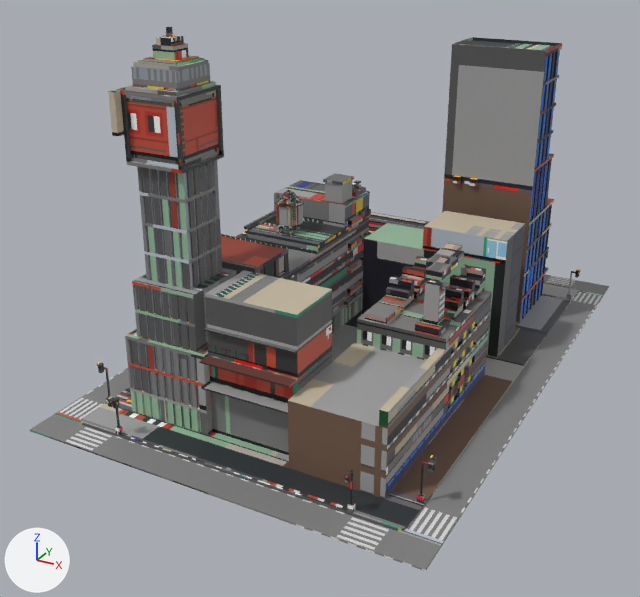
One commit to the glTF model public/world/Block_TNS.glb: the scene before it, then after it.
Before and after are seen from a camera (50 mm lens) standing at (5.71, -6.94, 2.9) and looking at (3.07, -2.14, 0.5). Every picture has the same lights, and +X, +Y and +Z are marked at lower left. Where no turn or scale is listed for an object, it has been applied to the vertices. Vertices at the same position are counted once.

Script lines for the objects in view, before the commit:
```python
me_mesh = bpy.data.meshes.new('Mesh')
me_mesh.from_pydata(...)  # 11824 vertices, 17552 faces; spans x 1.92..4.52, y -3.73..0.27, z -0.02..2.32
me_mesh.materials.append(mat_block_tns_material)  # picture img_block_tns
ob_block_tns = bpy.data.objects.new('Block_TNS', me_mesh)
ob_block_tns.location = (0.0, 0.0, 0.0)
```
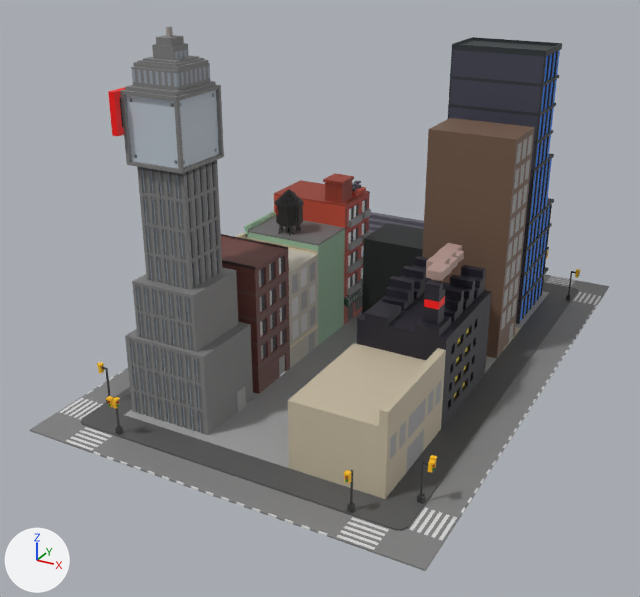
Location of each change, [x1, y1, x2, y2] in pixels of the pictures (640 x 597 px; the box of a moved part takes in the faces that stretch with it):
part 1 of me_mesh, moved or reshaped
    before: [199, 211, 525, 461]
    after: [203, 118, 535, 461]
part 2 of me_mesh, surface changed
    both: [30, 26, 605, 571]

What changed in the scene script:
```text
Change me_mesh:
    used by ob_block_tns; location = (0.0, 0.0, 0.0)
    remove me_mesh.from_pydata(...)  # 11824 vertices, 17552 faces; spans x 1.92..4.52, y -3.73..0.27, z -0.02..2.32
    add me_mesh.from_pydata(...)  # 11804 vertices, 17534 faces; spans x 1.92..4.52, y -3.73..0.27, z -0.02..2.32
    me_mesh part 1
    53 vertices are removed from x 2.92..4.32, y -3.33..-1.07, z -0.01..0.91
    116 faces are deleted
    2 vertices move from x 2.92, y -2.82, z 0.0..0.91 to x 2.92..2.93, y -2.87, z 0.0
    21 vertices are added at x 2.92..4.32, y -3.27..-1.07, z -0.01..1.56
    6 new vertices lie (0.0, -0.04, 0.0) away from vertices in x 3.52, y -1.43, z 0.21..0.67
    6 new vertices lie (0.0, 0.04, 0.0) away from vertices in x 3.52, y -1.11, z 0.21..0.67
    98 new faces join them
    me_mesh part 2: 17150 kept faces spanning x 1.92..4.52, y -3.73..0.27, z -0.02..2.32 get new texture (UV) coordinates
```
